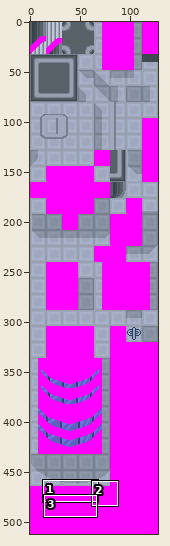
A sprite sheet gets an edit: tiles/jubilife/bottom.png. Above: a wide view before the commit, with the close-up outlined.
Close-up. Before the commit:
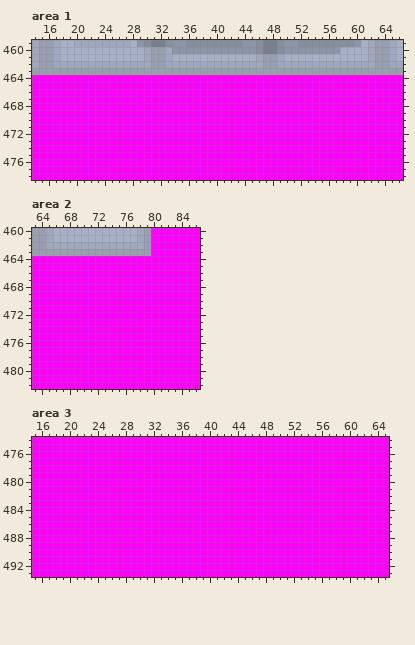
The file is 128x512 pixels. Shown: area 1: x 14..66, y 459..478; area 2: x 63..86, y 460..482; area 3: x 15..65, y 474..493. The commit also changed other parts of the picture, which this record leaves out.
The result:
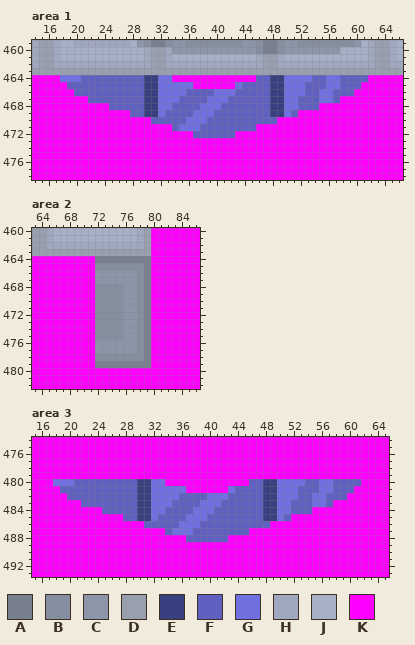
Palette (. is transparent): A #788090  B #868fa0  C #8d96a8  D #98a0b0  E #384080  F #6060c0  G #7070e0  H #a0a8c0  J #a8b0c8  K #ff00ff
What changed:
Area 1:
The author changed colour K to colour E in rows 464 to 469 at x 30 to 31 and 48 to 49.
The author changed colour K to colour F in row 464 at x 21 to 29, 46 to 47, 54 to 55 and 58 to 61; in row 465 at x 19 to 29, 44 to 47, 53 to 55 and 58 to 60; in row 466 at x 20 to 29, 36 to 39, 43 to 47, 53 to 54 and 57 to 59; in row 467 at x 22 to 29, 35 to 38, 42 to 47, 52 to 54 and 57; in row 468 at x 25 to 29, 34 to 37, 41 to 47 and 52 to 54; in row 469 at x 28 to 29, 33 to 36, 40 to 47 and 51.
The author changed colour K to colour F in row 470 at x 31 to 35 and 39 to 48; in row 471 at x 34 and 38 to 45; in row 472 at x 37 to 42.
The author changed colour K to colour G in row 464 at x 18 to 20, 32 to 33, 50 to 53 and 56 to 57; in row 465 at x 32 to 36, 43, 50 to 52 and 56 to 57; in row 466 at x 32 to 35, 40 to 42, 50 to 52 and 55 to 56; in row 467 at x 32 to 34, 39 to 41, 50 to 51 and 55 to 56; in row 468 at x 32 to 33, 38 to 40 and 50 to 51; in row 469 at x 32, 37 to 39 and 50.
The author changed colour K to colour G in row 470 at x 36 to 38; in row 471 at x 35 to 37.
Area 2:
The author changed colour K to colour A in row 464 at x 72 to 79; in rows 465 to 478 at x 79; in row 479 at x 72 to 79.
The author changed colour K to colour B in row 465 at x 72 to 78; in rows 466 to 467 at x 78; in rows 468 to 475 at x 72 to 75 and 78; in rows 476 to 477 at x 78; in row 478 at x 72 to 78.
The author changed colour K to colour C in rows 466 to 467 at x 72 to 77; in rows 468 to 475 at x 76 to 77; in rows 476 to 477 at x 72 to 77.
Area 3:
The author changed colour K to colour E in rows 480 to 485 at x 30 to 31 and 48 to 49.
The author changed colour K to colour F in row 480 at x 21 to 29, 46 to 47, 54 to 55 and 58 to 61; in row 481 at x 19 to 29, 44 to 47, 53 to 55 and 58 to 60; in row 482 at x 20 to 29, 36 to 39, 43 to 47, 53 to 54 and 57 to 59; in row 483 at x 22 to 29, 35 to 38, 42 to 47, 52 to 54 and 57; in row 484 at x 25 to 29, 34 to 37, 41 to 47 and 52 to 54; in row 485 at x 28 to 29, 33 to 36, 40 to 47 and 51.
The author changed colour K to colour F in row 486 at x 31 to 35 and 39 to 48; in row 487 at x 34 and 38 to 45; in row 488 at x 37 to 42.
The author changed colour K to colour G in row 480 at x 18 to 20, 32 to 33, 50 to 53 and 56 to 57; in row 481 at x 32 to 36, 43, 50 to 52 and 56 to 57; in row 482 at x 32 to 35, 40 to 42, 50 to 52 and 55 to 56; in row 483 at x 32 to 34, 39 to 41, 50 to 51 and 55 to 56; in row 484 at x 32 to 33, 38 to 40 and 50 to 51; in row 485 at x 32, 37 to 39 and 50.
The author changed colour K to colour G in row 486 at x 36 to 38; in row 487 at x 35 to 37.
Pixel boxes of the changes (left, top, right, bottom) in both close-ups:
changed: (60, 75, 368, 138)
changed: (95, 256, 151, 368)
changed: (53, 479, 361, 542)
